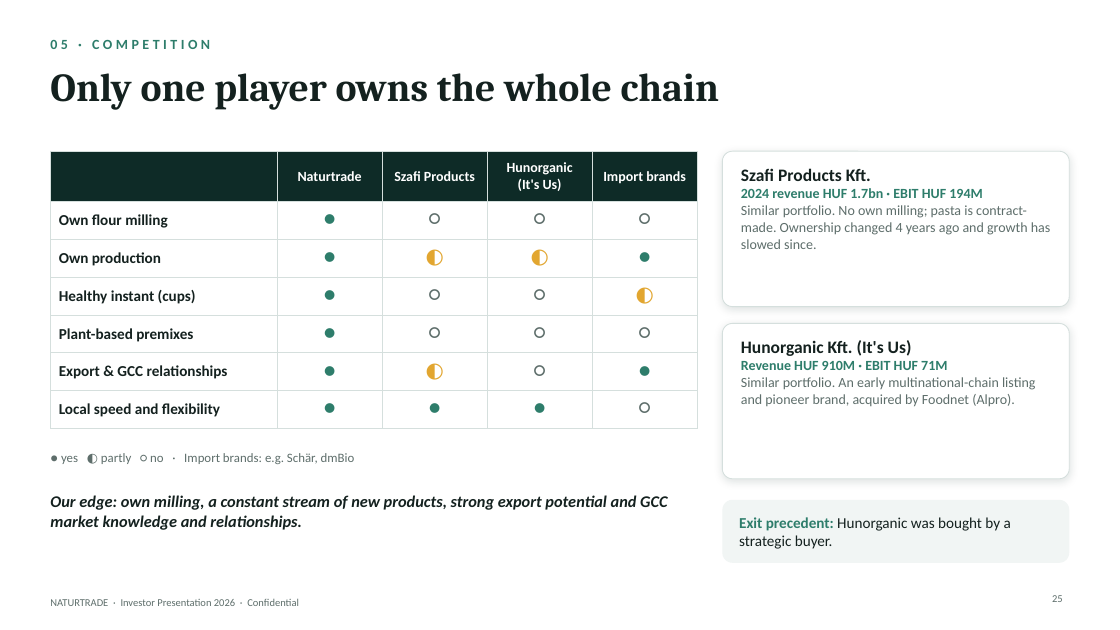
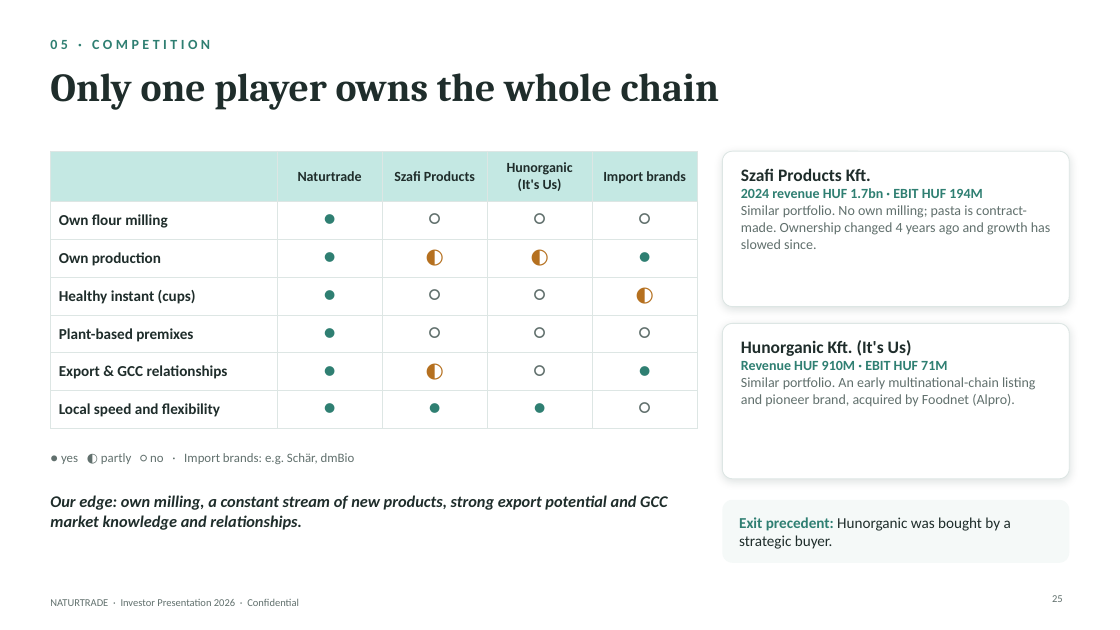
Before and after one commit to vehamiki/testrep1, a slide deck: slide 25 of investor-pitch/Naturtrade_Investor_Pitch_2026_EN.pptx. Drawn at 1120x630 pixels with LibreOffice and Linux fonts; fonts in the diff are those of the drawing. Boxes give left, top, right and bottom in pixels: in the first picture for what was removed or moved away, otherwise in the second. Text is boxed around its words. In the diff, an @@ line names an element or a change of style, - is before the commit and + after.

```diff
--- a/investor-pitch/Naturtrade_Investor_Pitch_2026_EN.pptx
+++ b/investor-pitch/Naturtrade_Investor_Pitch_2026_EN.pptx
@@ table at (x1=50, y1=151, x2=697, y2=421) @@
@@ fill #0E2B27 to #C4E8E3 in row 1 @@
@@ text colour #FFFFFF to #1F2D2B in "Naturtrade", "Szafi Products", "Hunorganic (It's Us)", "Import brands" @@
@@ text colour #14211F to #1F2D2B in "Own flour milling", "Own production", "Healthy instant (cups)", "Plant-based premixes" and 2 more places @@
@@ text colour #2E7D6B to #2F7F72 in "●", "●", "●", "●" and 6 more places @@
@@ text colour #5E6E6B to #61706D in "○", "○", "○", "○" and 6 more places @@
@@ text colour #E2A630 to #B5701F in "◐", "◐", "◐", "◐" @@
@@ borders changed @@
```
Also in this commit, not shown: 31 other slides changed, 3 other files.
